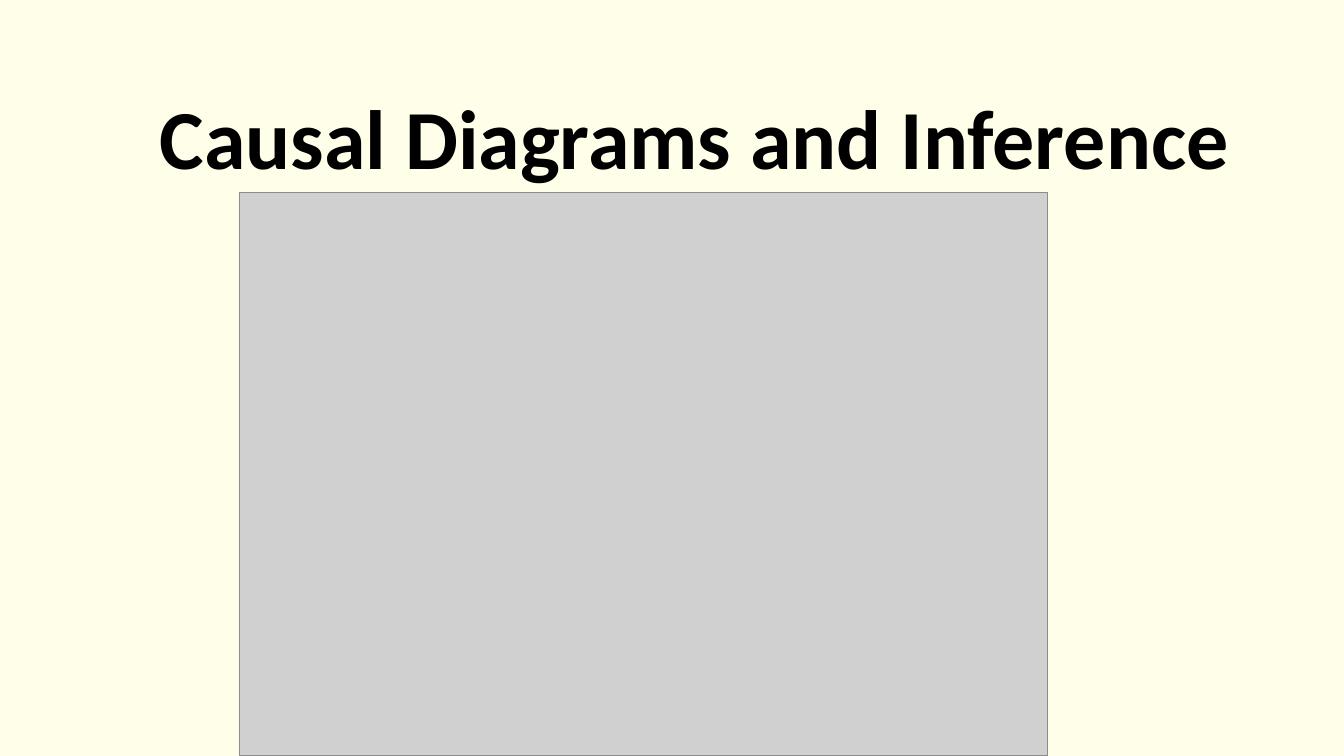
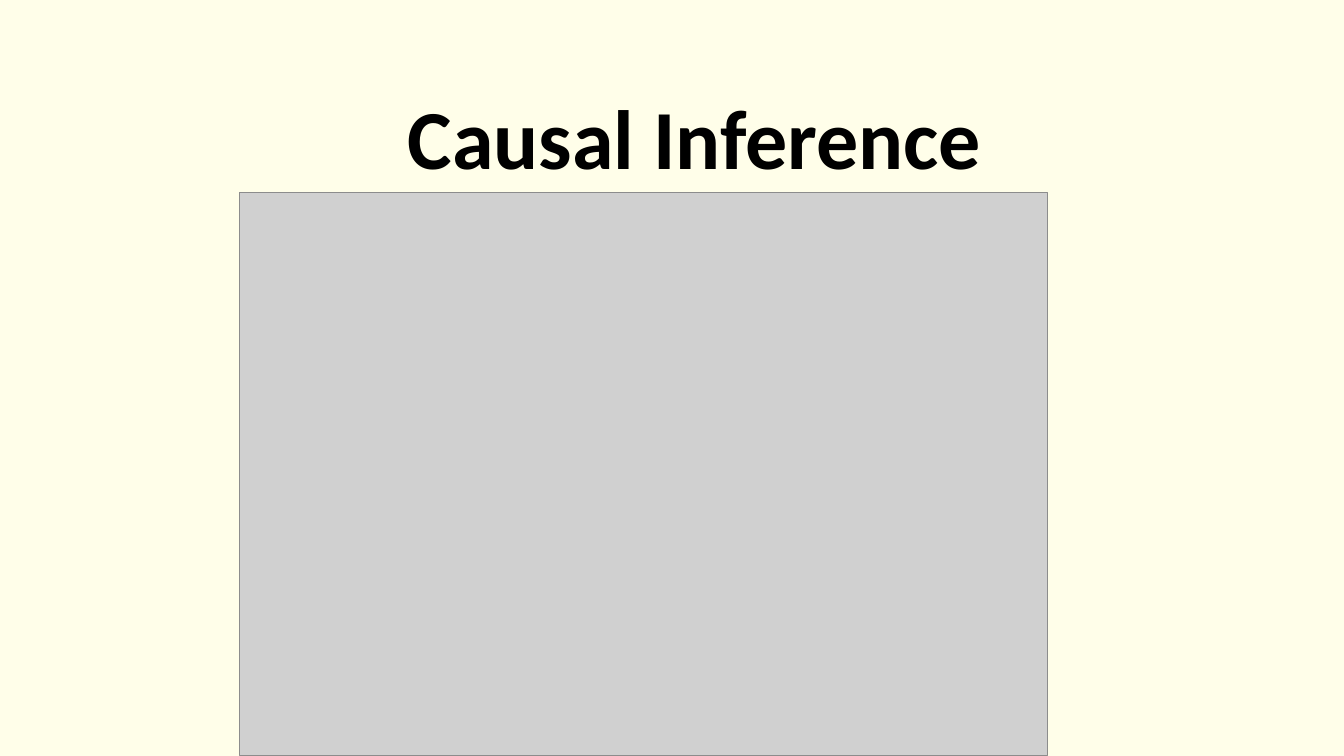
Before and after one commit to biol607/biol607.github.io, a slide deck: slide 1 of lectures/causal_diagrams.pptx. Drawn at 1344x756 pixels with LibreOffice and Linux fonts; fonts in the diff are those of the drawing; grey boxes stand for pictures. Boxes give left, top, right and bottom in pixels: in the first picture for what was removed or moved away, otherwise in the second. Text is boxed around its words. In the diff, an @@ line names an element or a change of style, - is before the commit and + after.

Commit message:
Update causal lecture

```diff
--- a/lectures/causal_diagrams.pptx
+++ b/lectures/causal_diagrams.pptx
@@ title at [408,110,981,170]: text changed @@
-Causal Diagrams and Inference
+Causal Inference
```
Also in this commit, not shown: 15 other slides changed, 19 slides added, 5 slides removed.
